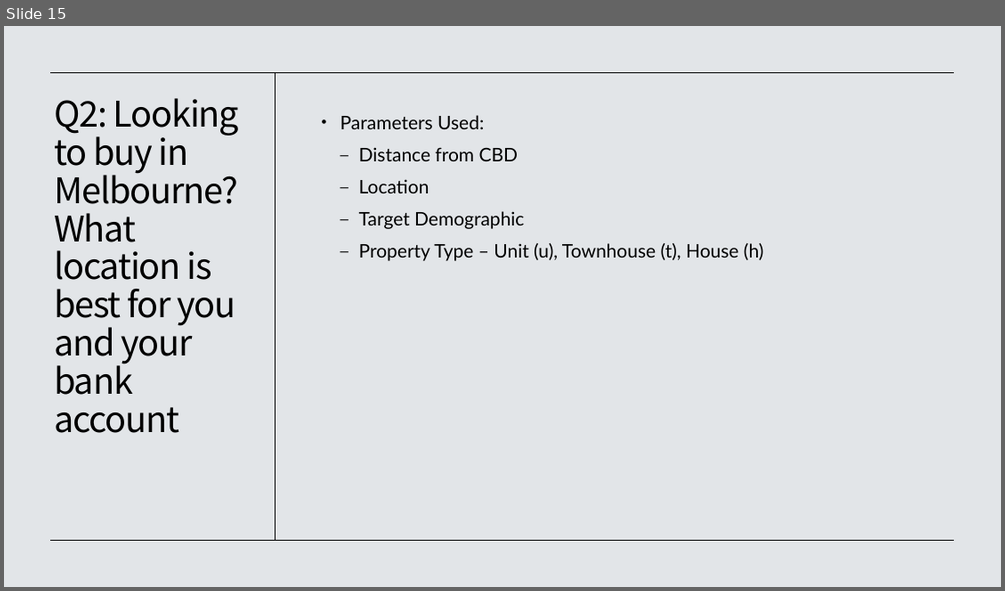
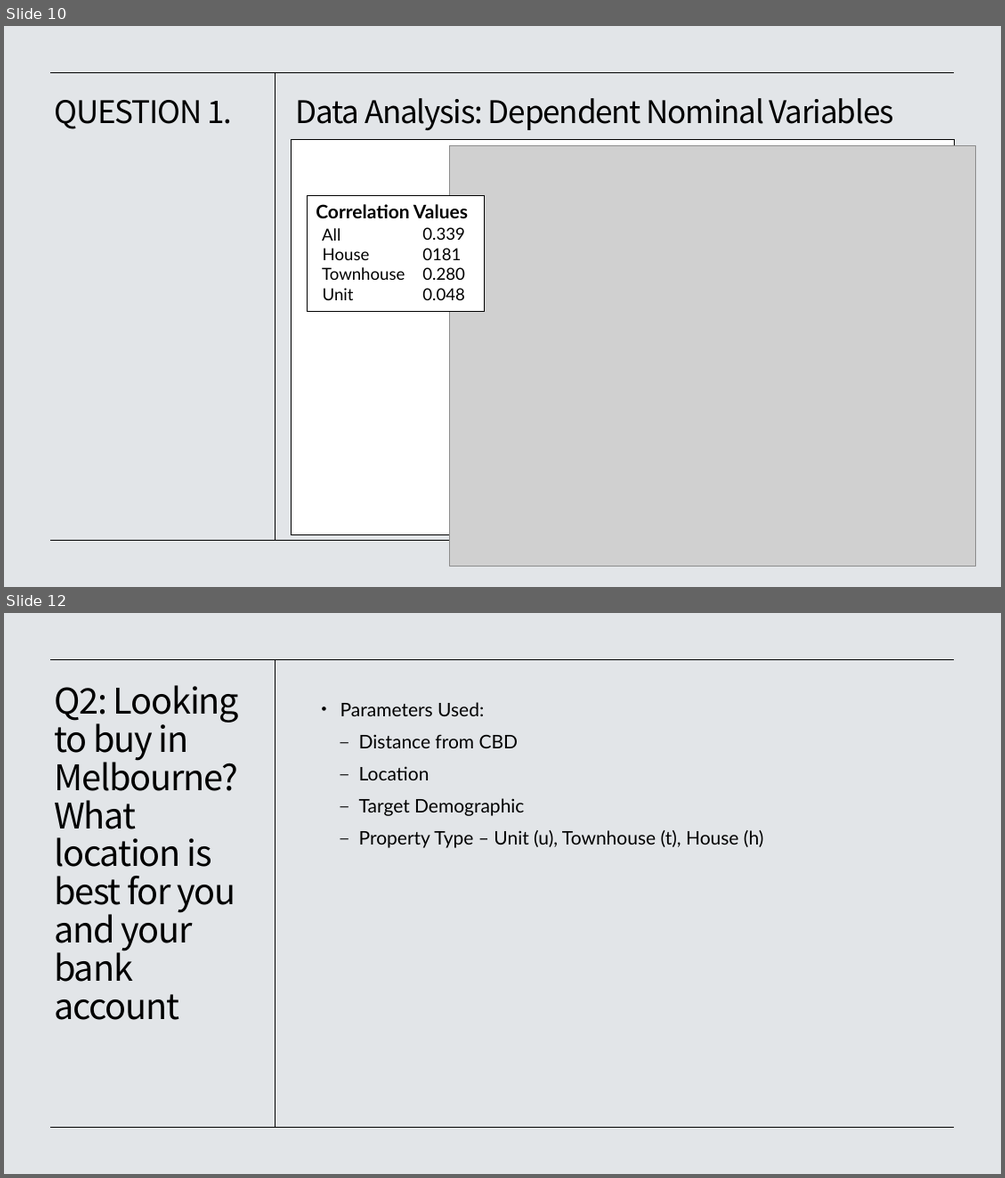
Before and after one commit to Kopixx/Project-1, a slide deck: Project 1 Presentation Slides.pptx. Shown one above the other, each under a label of ours: slide 15 before the commit, slides 10 and 12 after it; the slides between them are not shown. The pictures are 1005x591 and 1005x1178 pixels, drawn with LibreOffice and Linux fonts; fonts in the diff are those of the drawing; grey boxes stand for pictures. Boxes give left, top, right and bottom in pixels: in the first picture for what was removed or moved away, otherwise in the second. Text is boxed around its words. In the diff, an @@ line names an element or a change of style, - is before the commit and + after.

```diff
--- a/Project 1 Presentation Slides.pptx
+++ b/Project 1 Presentation Slides.pptx
@@ slide 10 added at (4, 26, 1001, 587), background #E2E5E8 @@
@@ line added from (955, 72) to (51, 72), #000000 0.5 pt @@
@@ line added from (275, 72) to (275, 540), #000000 0.5 pt @@
@@ title added at (54, 100, 232, 129), 30 pt, text #000000 @@
+QUESTION 1.
@@ text added at (296, 98, 894, 130), 30 pt, text #000000 @@
+Data Analysis: Dependent Nominal Variables
@@ rectangle added at (291, 140, 955, 534), fill #FFFFFF, outline #000000 0.5 pt @@
@@ picture added at (450, 145, 975, 566) @@
@@ rectangle added at (307, 196, 485, 312), fill #FFFFFF, outline #000000 0.5 pt @@
@@ text added at (316, 204, 468, 218), 18 pt, text #000000, bold @@
+Correlation Values
@@ text added at (322, 228, 404, 300), 16 pt, text #000000 @@
+All
+House
+Townhouse
+Unit
@@ text added at (422, 227, 465, 300), 16 pt, text #000000 @@
+0.339
+0181
+0.280
+0.048
@@ line added from (955, 540) to (51, 540), #000000 0.5 pt @@
@@ what was slide 15 is now slide 12 @@
```
Also in this commit, not shown: 3 slides changed, 7 other slides added, 11 slides removed.
